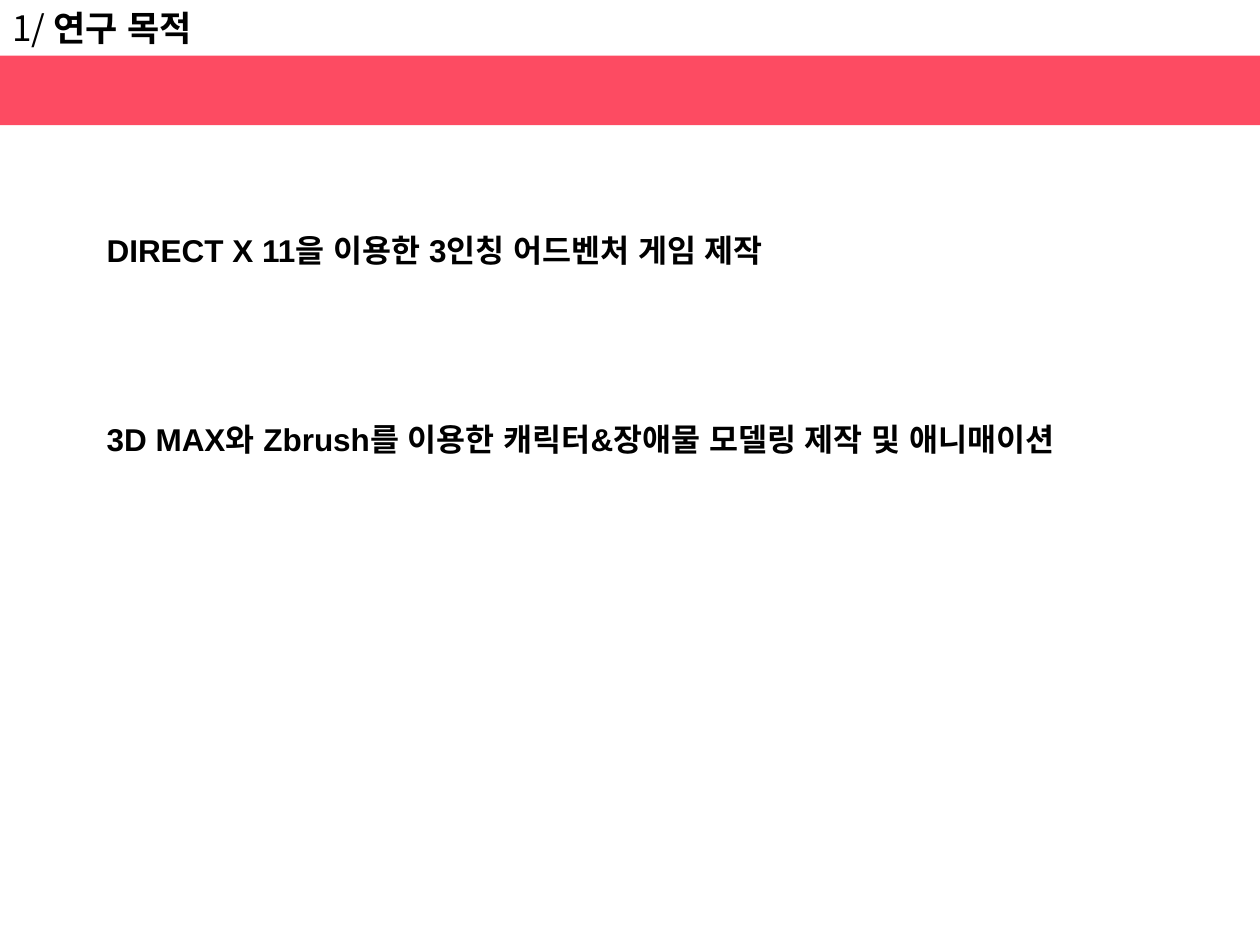
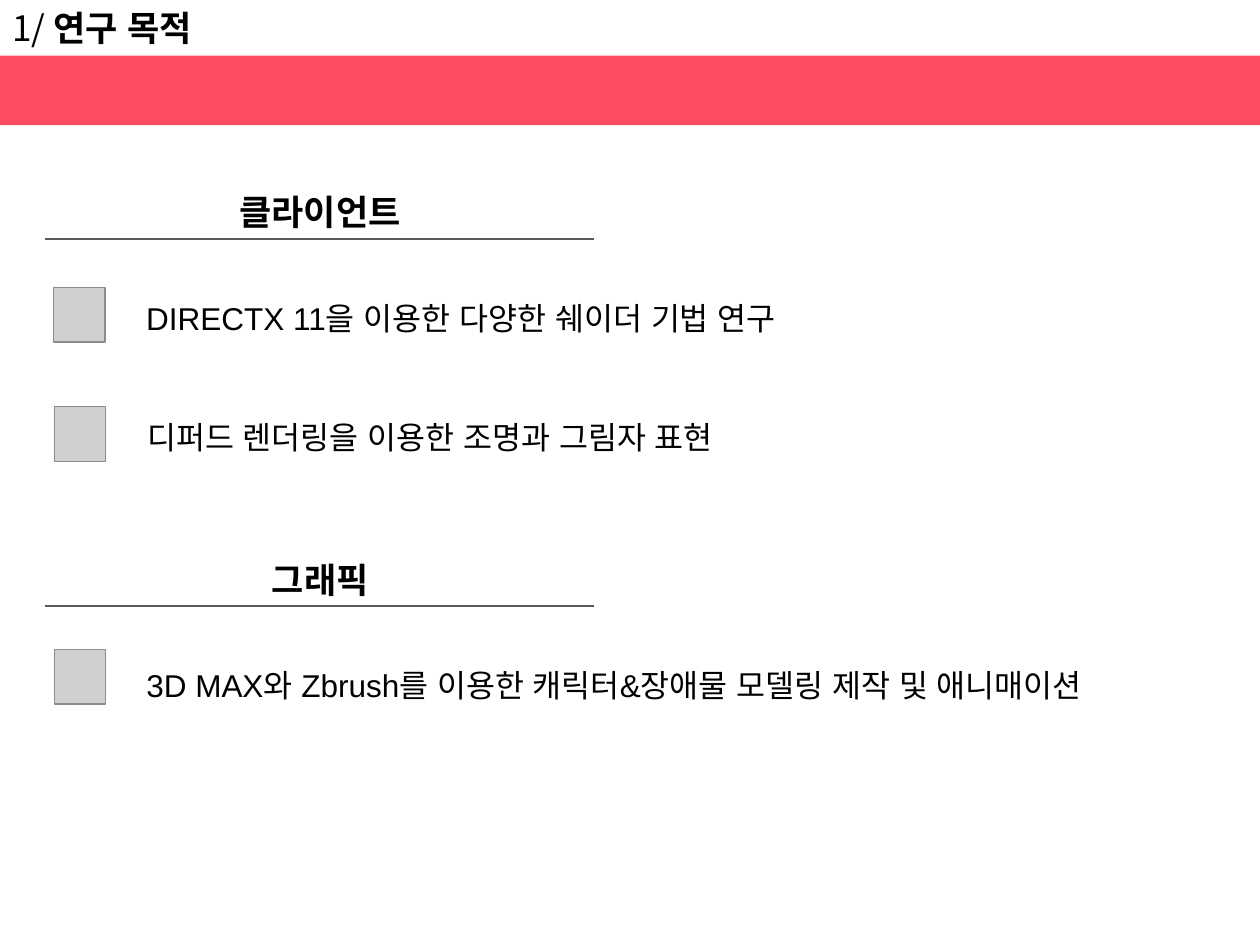
Before and after one commit to haeunjung/Team_Project, a slide deck: slide 3 of 기획문서/게임 제안서.pptx. Drawn at 1260x945 pixels with LibreOffice and Linux fonts; fonts in the diff are those of the drawing; grey boxes stand for pictures. Boxes give left, top, right and bottom in pixels: in the first picture for what was removed or moved away, otherwise in the second. Text is boxed around its words. In the diff, an @@ line names an element or a change of style, - is before the commit and + after.

Commit message:
12.06 (수)
개발일정 및 연구목적 Update

```diff
--- a/기획문서/게임 제안서.pptx
+++ b/기획문서/게임 제안서.pptx
@@ text added at bbox=[240, 195, 401, 228], 20 pt, text #000000, bold @@
+클라이언트
@@ line added from (44, 239) to (595, 239), #595959 1 pt @@
@@ picture added at bbox=[54, 287, 106, 341] @@
@@ text at bbox=[146, 304, 776, 333]: text changed; bold off @@
-DIRECT X 11을 이용한 3인칭 어드벤처 게임 제작
-3D MAX와 Zbrush를 이용한 캐릭터&장애물 모델링 제작 및 애니매이션
+DIRECTX 11을 이용한 다양한 쉐이더 기법 연구
@@ picture added at bbox=[54, 407, 106, 461] @@
@@ text added at bbox=[147, 423, 713, 452], 18 pt, text #000000 @@
+디퍼드 렌더링을 이용한 조명과 그림자 표현
@@ text added at bbox=[272, 563, 369, 596], 20 pt, text #000000, bold @@
+그래픽
@@ line added from (44, 606) to (595, 606), #595959 1 pt @@
@@ picture added at bbox=[54, 650, 106, 704] @@
@@ text added at bbox=[146, 671, 1082, 700], 18 pt, text #000000 @@
+3D MAX와 Zbrush를 이용한 캐릭터&장애물 모델링 제작 및 애니매이션
```
Also in this commit, not shown: 4 other slides changed.
